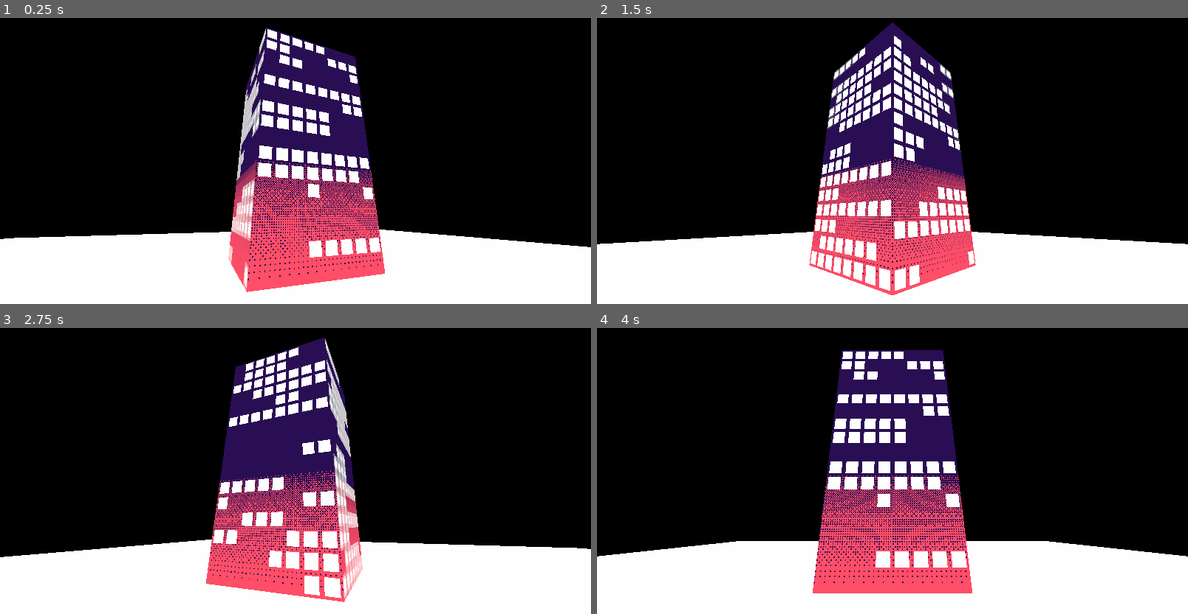
Above: before the commit, frames 1-4 (two rows, left to right).
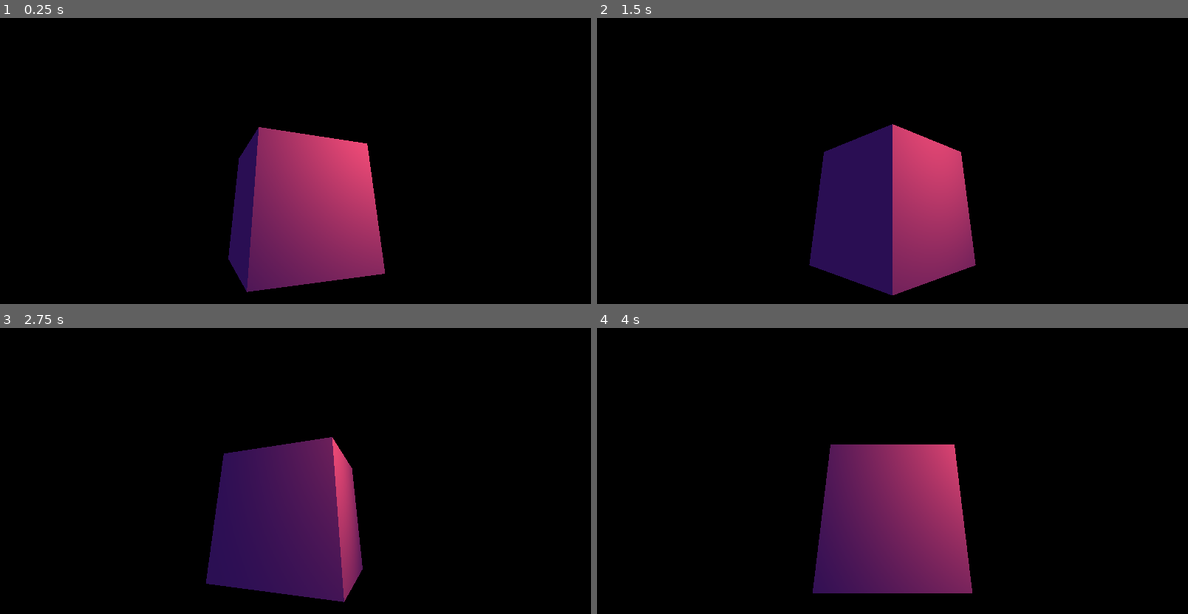
Above: after the commit, the same moments.

Repository: CluckeyMcCormick/ncg2
Game: Godot game, scene res://Main.tscn
The game is run twice, just before and just after one commit, with the same random seed, the same clock (stepped at 60 frames per second) and the same inputs.
Inputs:
- Up to frame 1 (0.25 s): no input
- Up to frame 2 (1.5 s): no input
- Up to frame 3 (2.75 s): no input
- Up to frame 4 (4 s): no input

The runs differ from the first frame. In frame 1, 38% of the frame differs, in the area x 0-100%, y 3-100%; in frame 2, 37%; in frame 3, 36%; in frame 4, 38%, in the area x 0-100%, y 7-100%.

Commit message:
Add a prototype 'Light' spatial shader
Every iteration of this project, every time it's crossed my mind, I've
said out loud, to myself: "I wish I could just directly grab the light
and shadow colors and manipulate those directly". I then assumed that
this was impossible and gave up.

Turns out it IS possible. At least in Godot. I assume that it exists
in other places. It's just a bit poorly documented. I wasn't exactly
sure how to do it, so I built an example I found on the internet using
the VisualShader code.

It seeeeeeems to work pretty good. The colors aren't one-for-one, and
there's a lot of playing around we can do. BUT - it's a start!

Diff:
--- a/AutoBuilding.gd
+++ b/AutoBuilding.gd
@@ -67,7 +67,7 @@
 # Build Functions
 #
 # --------------------------------------------------------
-func calculate_uv_shift(side_len, random_add : bool = true):
+func calculate_cell_uv_shift(side_len, random_add : bool = true):
     # We'll stick the return value into this Vector2
     var return_val
 
@@ -81,8 +81,6 @@
     # the parity to scale the shift allows us to skip using an if/else.
     return_val += (side_len % 2) * odd_UV2_shift
 
-    print(return_val)
-
     return return_val
 
 func make_building():
@@ -92,8 +90,6 @@
     self.has_node("XNeg") or self.has_node("XPos") ):
         return
 
-    print("good")
-
     var eff_x = (len_x * WINDOW_UV_SIZE) / 2
     var eff_y = len_y * WINDOW_UV_SIZE
     var eff_z = (len_z * WINDOW_UV_SIZE) / 2
@@ -101,22 +97,22 @@
     $ZNeg.mesh = ready_side_mesh(
         Vector2(-eff_x, 0),
         Vector2( eff_x, eff_y),
-        -eff_z, false, calculate_uv_shift(len_x)
+        -eff_z, false, calculate_cell_uv_shift(len_x)
     )
     $ZPos.mesh = ready_side_mesh(
         Vector2(-eff_x, eff_y),
         Vector2( eff_x, 0),
-        eff_z, false, calculate_uv_shift(len_x)
+        eff_z, false, calculate_cell_uv_shift(len_x)
     )
     $XNeg.mesh = ready_side_mesh(
         Vector2(-eff_z, 0),
         Vector2( eff_z, eff_y),
-        eff_x, true, calculate_uv_shift(len_z)
+        eff_x, true, calculate_cell_uv_shift(len_z)
     )
     $XPos.mesh = ready_side_mesh(
         Vector2(-eff_z, eff_y),
         Vector2( eff_z, 0),
-        -eff_x, true, calculate_uv_shift(len_z)
+        -eff_x, true, calculate_cell_uv_shift(len_z)
     )
     $YTop.mesh = ready_top_mesh(
         Vector2(-eff_x, -eff_z),
--- a/Main.gd
+++ b/Main.gd
@@ -8,7 +8,7 @@
 
 # Called when the node enters the scene tree for the first time.
 func _ready():
-    $Tween.interpolate_property($AutoBuilding, "rotation_degrees:y",
+    $Tween.interpolate_property($Spin, "rotation_degrees:y",
         0, 360, 4,
         Tween.TRANS_LINEAR, Tween.EASE_IN_OUT)
     $Tween.start()
--- a/Main.tscn
+++ b/Main.tscn
@@ -1,16 +1,17 @@
-[gd_scene load_steps=11 format=2]
+[gd_scene load_steps=13 format=2]
 
 [ext_resource path="res://materials/BuildingMaterialB_Top.tres" type="Material" id=1]
 [ext_resource path="res://AutoBuilding.gd" type="Script" id=2]
 [ext_resource path="res://materials/BuildingMaterialB.tres" type="Material" id=3]
 [ext_resource path="res://Main.gd" type="Script" id=4]
+[ext_resource path="res://materials/BuildingMaterialLight.tres" type="Material" id=5]
 
 [sub_resource type="PlaneMesh" id=1]
 
 [sub_resource type="ArrayMesh" id=2]
 surfaces/0 = {
 "aabb": AABB( -0.125, 0, -0.125, 0.25, 0.5, 9.99868e-06 ),
-"array_data": PoolByteArray( 0, 0, 0, 190, 0, 0, 0, 0, 0, 0, 0, 190, 0, 0, 129, 0, 127, 0, 0, 129, 0, 176, 0, 0, 128, 56, 0, 54, 0, 0, 0, 62, 0, 0, 0, 63, 0, 0, 0, 190, 0, 0, 129, 0, 127, 0, 0, 129, 0, 48, 0, 184, 128, 58, 0, 176, 0, 0, 0, 190, 0, 0, 0, 63, 0, 0, 0, 190, 0, 0, 129, 0, 127, 0, 0, 129, 0, 176, 0, 184, 128, 56, 0, 176, 0, 0, 0, 190, 0, 0, 0, 0, 0, 0, 0, 190, 0, 0, 129, 0, 127, 0, 0, 129, 0, 176, 0, 0, 128, 56, 0, 54, 0, 0, 0, 62, 0, 0, 0, 0, 0, 0, 0, 190, 0, 0, 129, 0, 127, 0, 0, 129, 0, 48, 0, 0, 128, 58, 0, 54, 0, 0, 0, 62, 0, 0, 0, 63, 0, 0, 0, 190, 0, 0, 129, 0, 127, 0, 0, 129, 0, 48, 0, 184, 128, 58, 0, 176 ),
+"array_data": PoolByteArray( 0, 0, 0, 190, 0, 0, 0, 0, 0, 0, 0, 190, 0, 0, 129, 0, 127, 0, 0, 129, 0, 176, 0, 0, 0, 0, 128, 52, 0, 0, 0, 62, 0, 0, 0, 63, 0, 0, 0, 190, 0, 0, 129, 0, 127, 0, 0, 129, 0, 48, 0, 184, 0, 52, 0, 179, 0, 0, 0, 190, 0, 0, 0, 63, 0, 0, 0, 190, 0, 0, 129, 0, 127, 0, 0, 129, 0, 176, 0, 184, 0, 0, 0, 179, 0, 0, 0, 190, 0, 0, 0, 0, 0, 0, 0, 190, 0, 0, 129, 0, 127, 0, 0, 129, 0, 176, 0, 0, 0, 0, 128, 52, 0, 0, 0, 62, 0, 0, 0, 0, 0, 0, 0, 190, 0, 0, 129, 0, 127, 0, 0, 129, 0, 48, 0, 0, 0, 52, 128, 52, 0, 0, 0, 62, 0, 0, 0, 63, 0, 0, 0, 190, 0, 0, 129, 0, 127, 0, 0, 129, 0, 48, 0, 184, 0, 52, 0, 179 ),
 "array_index_data": PoolByteArray(  ),
 "blend_shape_data": [  ],
 "format": 97335,
@@ -24,7 +25,7 @@
 [sub_resource type="ArrayMesh" id=3]
 surfaces/0 = {
 "aabb": AABB( -0.125, 0, 0.125, 0.25, 0.50001, 9.99868e-06 ),
-"array_data": PoolByteArray( 0, 0, 0, 190, 0, 0, 0, 63, 0, 0, 0, 62, 0, 0, 127, 0, 127, 0, 0, 127, 0, 176, 0, 184, 128, 53, 0, 181, 0, 0, 0, 62, 0, 0, 0, 0, 0, 0, 0, 62, 0, 0, 127, 0, 127, 0, 0, 127, 0, 48, 0, 0, 192, 56, 0, 50, 0, 0, 0, 190, 0, 0, 0, 0, 0, 0, 0, 62, 0, 0, 127, 0, 127, 0, 0, 127, 0, 176, 0, 0, 128, 53, 0, 50, 0, 0, 0, 190, 0, 0, 0, 63, 0, 0, 0, 62, 0, 0, 127, 0, 127, 0, 0, 127, 0, 176, 0, 184, 128, 53, 0, 181, 0, 0, 0, 62, 0, 0, 0, 63, 0, 0, 0, 62, 0, 0, 127, 0, 127, 0, 0, 127, 0, 48, 0, 184, 192, 56, 0, 181, 0, 0, 0, 62, 0, 0, 0, 0, 0, 0, 0, 62, 0, 0, 127, 0, 127, 0, 0, 127, 0, 48, 0, 0, 192, 56, 0, 50 ),
+"array_data": PoolByteArray( 0, 0, 0, 190, 0, 0, 0, 63, 0, 0, 0, 62, 0, 0, 127, 0, 127, 0, 0, 127, 0, 176, 0, 184, 128, 54, 0, 184, 0, 0, 0, 62, 0, 0, 0, 0, 0, 0, 0, 62, 0, 0, 127, 0, 127, 0, 0, 127, 0, 48, 0, 0, 64, 57, 0, 0, 0, 0, 0, 190, 0, 0, 0, 0, 0, 0, 0, 62, 0, 0, 127, 0, 127, 0, 0, 127, 0, 176, 0, 0, 128, 54, 0, 0, 0, 0, 0, 190, 0, 0, 0, 63, 0, 0, 0, 62, 0, 0, 127, 0, 127, 0, 0, 127, 0, 176, 0, 184, 128, 54, 0, 184, 0, 0, 0, 62, 0, 0, 0, 63, 0, 0, 0, 62, 0, 0, 127, 0, 127, 0, 0, 127, 0, 48, 0, 184, 64, 57, 0, 184, 0, 0, 0, 62, 0, 0, 0, 0, 0, 0, 0, 62, 0, 0, 127, 0, 127, 0, 0, 127, 0, 48, 0, 0, 64, 57, 0, 0 ),
 "array_index_data": PoolByteArray(  ),
 "blend_shape_data": [  ],
 "format": 97335,
@@ -38,7 +39,7 @@
 [sub_resource type="ArrayMesh" id=4]
 surfaces/0 = {
 "aabb": AABB( 0.125, 0, -0.125, 9.99868e-06, 0.5, 0.25 ),
-"array_data": PoolByteArray( 0, 0, 0, 62, 0, 0, 0, 0, 0, 0, 0, 190, 127, 0, 0, 0, 0, 0, 127, 129, 0, 176, 0, 0, 192, 56, 0, 46, 0, 0, 0, 62, 0, 0, 0, 63, 0, 0, 0, 62, 127, 0, 0, 0, 0, 0, 127, 129, 0, 48, 0, 184, 192, 58, 128, 182, 0, 0, 0, 62, 0, 0, 0, 63, 0, 0, 0, 190, 127, 0, 0, 0, 0, 0, 127, 129, 0, 176, 0, 184, 192, 56, 128, 182, 0, 0, 0, 62, 0, 0, 0, 0, 0, 0, 0, 190, 127, 0, 0, 0, 0, 0, 127, 129, 0, 176, 0, 0, 192, 56, 0, 46, 0, 0, 0, 62, 0, 0, 0, 0, 0, 0, 0, 62, 127, 0, 0, 0, 0, 0, 127, 129, 0, 48, 0, 0, 192, 58, 0, 46, 0, 0, 0, 62, 0, 0, 0, 63, 0, 0, 0, 62, 127, 0, 0, 0, 0, 0, 127, 129, 0, 48, 0, 184, 192, 58, 128, 182 ),
+"array_data": PoolByteArray( 0, 0, 0, 62, 0, 0, 0, 0, 0, 0, 0, 190, 127, 0, 0, 0, 0, 0, 127, 129, 0, 176, 0, 0, 0, 51, 0, 50, 0, 0, 0, 62, 0, 0, 0, 63, 0, 0, 0, 62, 127, 0, 0, 0, 0, 0, 127, 129, 0, 48, 0, 184, 128, 55, 0, 181, 0, 0, 0, 62, 0, 0, 0, 63, 0, 0, 0, 190, 127, 0, 0, 0, 0, 0, 127, 129, 0, 176, 0, 184, 0, 51, 0, 181, 0, 0, 0, 62, 0, 0, 0, 0, 0, 0, 0, 190, 127, 0, 0, 0, 0, 0, 127, 129, 0, 176, 0, 0, 0, 51, 0, 50, 0, 0, 0, 62, 0, 0, 0, 0, 0, 0, 0, 62, 127, 0, 0, 0, 0, 0, 127, 129, 0, 48, 0, 0, 128, 55, 0, 50, 0, 0, 0, 62, 0, 0, 0, 63, 0, 0, 0, 62, 127, 0, 0, 0, 0, 0, 127, 129, 0, 48, 0, 184, 128, 55, 0, 181 ),
 "array_index_data": PoolByteArray(  ),
 "blend_shape_data": [  ],
 "format": 97335,
@@ -52,7 +53,7 @@
 [sub_resource type="ArrayMesh" id=5]
 surfaces/0 = {
 "aabb": AABB( -0.125, 0, -0.125, 9.99868e-06, 0.50001, 0.25 ),
-"array_data": PoolByteArray( 0, 0, 0, 190, 0, 0, 0, 63, 0, 0, 0, 190, 129, 0, 0, 0, 0, 0, 127, 127, 0, 176, 0, 184, 0, 54, 0, 168, 0, 0, 0, 190, 0, 0, 0, 0, 0, 0, 0, 62, 129, 0, 0, 0, 0, 0, 127, 127, 0, 48, 0, 0, 0, 57, 128, 55, 0, 0, 0, 190, 0, 0, 0, 0, 0, 0, 0, 190, 129, 0, 0, 0, 0, 0, 127, 127, 0, 176, 0, 0, 0, 54, 128, 55, 0, 0, 0, 190, 0, 0, 0, 63, 0, 0, 0, 190, 129, 0, 0, 0, 0, 0, 127, 127, 0, 176, 0, 184, 0, 54, 0, 168, 0, 0, 0, 190, 0, 0, 0, 63, 0, 0, 0, 62, 129, 0, 0, 0, 0, 0, 127, 127, 0, 48, 0, 184, 0, 57, 0, 168, 0, 0, 0, 190, 0, 0, 0, 0, 0, 0, 0, 62, 129, 0, 0, 0, 0, 0, 127, 127, 0, 48, 0, 0, 0, 57, 128, 55 ),
+"array_data": PoolByteArray( 0, 0, 0, 190, 0, 0, 0, 63, 0, 0, 0, 190, 129, 0, 0, 0, 0, 0, 127, 127, 0, 176, 0, 184, 0, 56, 0, 183, 0, 0, 0, 190, 0, 0, 0, 0, 0, 0, 0, 62, 129, 0, 0, 0, 0, 0, 127, 127, 0, 48, 0, 0, 0, 58, 0, 44, 0, 0, 0, 190, 0, 0, 0, 0, 0, 0, 0, 190, 129, 0, 0, 0, 0, 0, 127, 127, 0, 176, 0, 0, 0, 56, 0, 44, 0, 0, 0, 190, 0, 0, 0, 63, 0, 0, 0, 190, 129, 0, 0, 0, 0, 0, 127, 127, 0, 176, 0, 184, 0, 56, 0, 183, 0, 0, 0, 190, 0, 0, 0, 63, 0, 0, 0, 62, 129, 0, 0, 0, 0, 0, 127, 127, 0, 48, 0, 184, 0, 58, 0, 183, 0, 0, 0, 190, 0, 0, 0, 0, 0, 0, 0, 62, 129, 0, 0, 0, 0, 0, 127, 127, 0, 48, 0, 0, 0, 58, 0, 44 ),
 "array_index_data": PoolByteArray(  ),
 "blend_shape_data": [  ],
 "format": 97335,
@@ -77,6 +78,8 @@
 "vertex_count": 6
 }
 
+[sub_resource type="CubeMesh" id=7]
+
 [node name="Main" type="Spatial"]
 script = ExtResource( 4 )
 
@@ -87,35 +90,48 @@
 fov = 80.0
 size = 5.0
 
-[node name="AutoBuilding" type="Spatial" parent="."]
-transform = Transform( 8, 0, 0, 0, 8, 0, 0, 0, 8, 0, 0, 0 )
+[node name="Spin" type="Spatial" parent="."]
+
+[node name="AutoBuilding" type="Spatial" parent="Spin"]
+transform = Transform( 8, -2.84217e-14, -5.08584e-07, 0, 8, 0, 5.08584e-07, 0, 8, -2.60649e-07, 5.96046e-08, 0 )
+visible = false
 script = ExtResource( 2 )
 building_side_material = ExtResource( 3 )
 building_top_material = ExtResource( 1 )
 
-[node name="MeshInstance" type="MeshInstance" parent="AutoBuilding"]
+[node name="MeshInstance" type="MeshInstance" parent="Spin/AutoBuilding"]
 mesh = SubResource( 1 )
 material/0 = null
 
-[node name="ZNeg" type="MeshInstance" parent="AutoBuilding"]
+[node name="ZNeg" type="MeshInstance" parent="Spin/AutoBuilding"]
 mesh = SubResource( 2 )
 material/0 = null
 
-[node name="ZPos" type="MeshInstance" parent="AutoBuilding"]
+[node name="ZPos" type="MeshInstance" parent="Spin/AutoBuilding"]
 mesh = SubResource( 3 )
 material/0 = null
 
-[node name="XNeg" type="MeshInstance" parent="AutoBuilding"]
+[node name="XNeg" type="MeshInstance" parent="Spin/AutoBuilding"]
 mesh = SubResource( 4 )
 material/0 = null
 
-[node name="XPos" type="MeshInstance" parent="AutoBuilding"]
+[node name="XPos" type="MeshInstance" parent="Spin/AutoBuilding"]
 mesh = SubResource( 5 )
 material/0 = null
 
-[node name="YTop" type="MeshInstance" parent="AutoBuilding"]
+[node name="YTop" type="MeshInstance" parent="Spin/AutoBuilding"]
 mesh = SubResource( 6 )
 material/0 = null
+
+[node name="LightCube" type="MeshInstance" parent="Spin"]
+transform = Transform( 1, 0, 0, 0, 1, 0, 0, 0, 1, -2.6065e-07, 1, 4.76837e-07 )
+mesh = SubResource( 7 )
+material/0 = ExtResource( 5 )
+
+[node name="OmniLight" type="OmniLight" parent="."]
+transform = Transform( 1, 0, 0, 0, 1, 0, 0, 0, 1, -2.5, 2.5, -2.5 )
+light_color = Color( 1, 0.309804, 0.411765, 1 )
+omni_attenuation = 2.0
 
 [node name="Tween" type="Tween" parent="."]
 repeat = true
--- a/default_env.tres
+++ b/default_env.tres
@@ -6,3 +6,4 @@
 background_mode = 1
 background_sky = SubResource( 1 )
 ambient_light_color = Color( 1, 1, 1, 1 )
+ambient_light_energy = 0.0
--- /dev/null
+++ b/materials/BuildingMaterialLight.tres
@@ -0,0 +1,7 @@
+[gd_resource type="ShaderMaterial" load_steps=2 format=2]
+
+[ext_resource path="res://materials/LightWindowShader.tres" type="Shader" id=1]
+
+[resource]
+shader = ExtResource( 1 )
+shader_param/street_color_l = Color( 0.168627, 0.0588235, 0.329412, 1 )
--- /dev/null
+++ b/materials/LightWindowShader.tres
@@ -0,0 +1,123 @@
+[gd_resource type="VisualShader" load_steps=14 format=2]
+
+[sub_resource type="VisualShaderNodeColorUniform" id=7]
+uniform_name = "street_color"
+
+[sub_resource type="VisualShaderNodeColorUniform" id=8]
+uniform_name = "window_color"
+
+[sub_resource type="VisualShaderNodeInput" id=12]
+input_name = "attenuation"
+
+[sub_resource type="VisualShaderNodeVectorClamp" id=13]
+
+[sub_resource type="VisualShaderNodeVectorOp" id=14]
+operator = 2
+
+[sub_resource type="VisualShaderNodeVectorOp" id=15]
+operator = 2
+
+[sub_resource type="VisualShaderNodeVectorInterp" id=18]
+
+[sub_resource type="VisualShaderNodeInput" id=19]
+input_name = "light_color"
+
+[sub_resource type="VisualShaderNodeInput" id=9]
+input_name = "light"
+
+[sub_resource type="VisualShaderNodeColorUniform" id=10]
+uniform_name = "street_color_l"
+
+[sub_resource type="VisualShaderNodeColorUniform" id=11]
+uniform_name = "dark_color_l"
+
+[sub_resource type="VisualShaderNodeDotProduct" id=16]
+
+[sub_resource type="VisualShaderNodeInput" id=17]
+input_name = "normal"
+
+[resource]
+code = "shader_type spatial;
+render_mode specular_schlick_ggx, world_vertex_coords;
+
+uniform vec4 street_color_l : hint_color;
+
+
+
+void vertex() {
+// Output:0
+
+}
+
+void fragment() {
+// Output:0
+
+}
+
+void light() {
+// ColorUniform:3
+	vec3 n_out3p0 = street_color_l.rgb;
+	float n_out3p1 = street_color_l.a;
+
+// Input:17
+	vec3 n_out17p0 = LIGHT_COLOR;
+
+// Input:8
+	vec3 n_out8p0 = NORMAL;
+
+// Input:2
+	vec3 n_out2p0 = LIGHT;
+
+// DotProduct:7
+	float n_out7p0 = dot(n_out8p0, n_out2p0);
+
+// VectorClamp:12
+	vec3 n_in12p1 = vec3(0.00000, 0.00000, 0.00000);
+	vec3 n_in12p2 = vec3(1.00000, 1.00000, 1.00000);
+	vec3 n_out12p0 = clamp(vec3(n_out7p0), n_in12p1, n_in12p2);
+
+// Input:10
+	vec3 n_out10p0 = ATTENUATION;
+
+// VectorOp:13
+	vec3 n_out13p0 = n_out12p0 * n_out10p0;
+
+// VectorMix:16
+	vec3 n_out16p0 = mix(n_out3p0, n_out17p0, n_out13p0);
+
+// Output:0
+	DIFFUSE_LIGHT = n_out16p0;
+
+}
+"
+graph_offset = Vector2( 304.42, 0 )
+flags/world_vertex_coords = true
+nodes/fragment/0/position = Vector2( 860, 140 )
+nodes/fragment/5/node = SubResource( 7 )
+nodes/fragment/5/position = Vector2( 160, 0 )
+nodes/fragment/6/node = SubResource( 8 )
+nodes/fragment/6/position = Vector2( 220, 160 )
+nodes/light/0/position = Vector2( 1180, 220 )
+nodes/light/2/node = SubResource( 9 )
+nodes/light/2/position = Vector2( -140, 260 )
+nodes/light/3/node = SubResource( 10 )
+nodes/light/3/position = Vector2( 620, 40 )
+nodes/light/4/node = SubResource( 11 )
+nodes/light/4/position = Vector2( 60, 60 )
+nodes/light/7/node = SubResource( 16 )
+nodes/light/7/position = Vector2( 60, 220 )
+nodes/light/8/node = SubResource( 17 )
+nodes/light/8/position = Vector2( -160, 200 )
+nodes/light/10/node = SubResource( 12 )
+nodes/light/10/position = Vector2( 240, 340 )
+nodes/light/12/node = SubResource( 13 )
+nodes/light/12/position = Vector2( 260, 220 )
+nodes/light/13/node = SubResource( 14 )
+nodes/light/13/position = Vector2( 480, 220 )
+nodes/light/14/node = SubResource( 15 )
+nodes/light/14/position = Vector2( 700, 220 )
+nodes/light/16/node = SubResource( 18 )
+nodes/light/16/position = Vector2( 840, 80 )
+nodes/light/17/node = SubResource( 19 )
+nodes/light/17/position = Vector2( 600, 140 )
+nodes/light/connections = PoolIntArray( 8, 0, 7, 0, 7, 0, 12, 0, 12, 0, 13, 0, 10, 0, 13, 1, 13, 0, 14, 0, 2, 0, 7, 1, 17, 0, 16, 1, 13, 0, 16, 2, 3, 0, 16, 0, 16, 0, 0, 0 )
